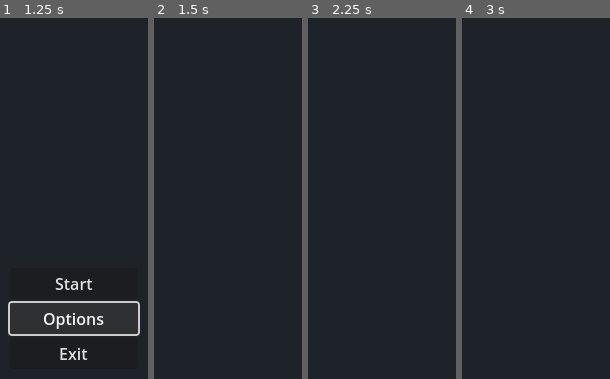
Above: before the commit, frames 1-4 (left to right).
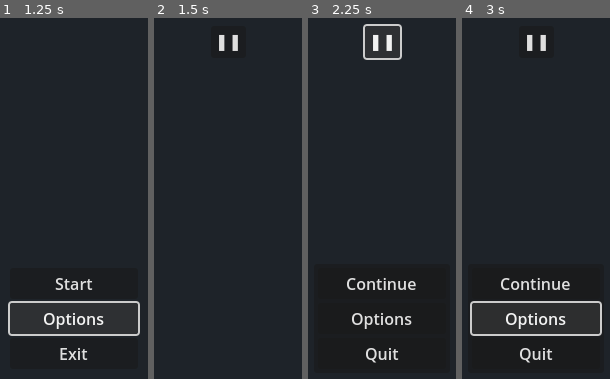
Above: after the commit, the same moments.

Repository: cyber-amr/kalam-katheeb
Game: Godot game, scene res://scenes/main_menu.tscn
Two runs of this game, one before a commit and one after it. Both use one fixed random seed, a clock stepped at 60 frames per second and the inputs below.
Inputs (mouse positions are in pixels of both pictures, inside the frame that each line leads up to):
- Up to frame 1 (1.25 s): click "Options" at 0.5 s
- Up to frame 2 (1.5 s): click "Start" at 1.25 s
- Up to frame 3 (2.25 s): click (382, 43) at 2 s, where only the run after the commit has a clickable "❚❚"
- Up to frame 4 (3 s): click (536, 317) at 2.75 s, where only the run after the commit has a clickable "Options"

Frame 1 is identical in both runs. In frame 2, 0.4% of the frame differs, in the area x 43-57%, y 4-10%; in frame 3, 2.7%; in frame 4, 3.4%, in the area x 5-95%, y 4-96%.

Commit message:
add pause menu

Diff:
--- /dev/null
+++ b/scenes/pause_menu.tscn
@@ -0,0 +1,66 @@
+[gd_scene load_steps=2 format=3 uid="uid://bn76iw4didv5e"]
+
+[sub_resource type="GDScript" id="GDScript_23aho"]
+script/source = "extends Node
+
+
+func unpause() -> void:
+	get_parent().unpause()
+	queue_free()
+
+
+func open_options() -> void:
+	pass # Replace with function body.
+
+
+func quit() -> void:
+	get_parent().quit()
+"
+
+[node name="pause_menu" type="Node"]
+script = SubResource("GDScript_23aho")
+
+[node name="Panel" type="Panel" parent="."]
+clip_contents = true
+custom_minimum_size = Vector2(136, 109)
+anchors_preset = 8
+anchor_left = 0.5
+anchor_top = 0.5
+anchor_right = 0.5
+anchor_bottom = 0.5
+offset_left = -20.0
+offset_top = -20.0
+offset_right = 20.0
+offset_bottom = 20.0
+grow_horizontal = 2
+grow_vertical = 2
+
+[node name="VBoxContainer" type="VBoxContainer" parent="."]
+anchors_preset = 8
+anchor_left = 0.5
+anchor_top = 0.5
+anchor_right = 0.5
+anchor_bottom = 0.5
+offset_left = -64.0
+offset_top = -50.5
+offset_right = 64.0
+offset_bottom = 50.5
+grow_horizontal = 2
+grow_vertical = 2
+
+[node name="continue" type="Button" parent="VBoxContainer"]
+layout_mode = 2
+text = "Continue"
+
+[node name="options" type="Button" parent="VBoxContainer"]
+custom_minimum_size = Vector2(128, 0)
+layout_mode = 2
+text = "Options"
+
+[node name="quit" type="Button" parent="VBoxContainer"]
+layout_mode = 2
+text = "Quit"
+
+[connection signal="pressed" from="VBoxContainer/continue" to="." method="unpause"]
+[connection signal="pressed" from="VBoxContainer/options" to="." method="open_options"]
+[connection signal="pressed" from="VBoxContainer/quit" to="." method="quit"]
--- a/scenes/player.tscn
+++ b/scenes/player.tscn
@@ -2,7 +2,37 @@
 
 [sub_resource type="GDScript" id="GDScript_6hpae"]
 script/source = "extends Node
+
+
+var pause_menu := preload(\"res://scenes/pause_menu.tscn\")
+
+
+func pause() -> void:
+	if !has_node(\"pause_menu\"):
+		add_child(pause_menu.instantiate())
+
+
+func unpause() -> void:
+	pass
+
+
+func quit() -> void:
+	get_tree().change_scene_to_file(\"res://scenes/main_menu.tscn\")
 "
 
 [node name="player" type="Node"]
 script = SubResource("GDScript_6hpae")
+
+[node name="pause" type="Button" parent="."]
+custom_minimum_size = Vector2(32, 32)
+anchors_preset = 5
+anchor_left = 0.5
+anchor_right = 0.5
+offset_left = -16.0
+offset_top = 8.0
+offset_right = 16.0
+offset_bottom = 40.0
+grow_horizontal = 2
+text = "❚❚"
+
+[connection signal="pressed" from="pause" to="." method="pause"]
